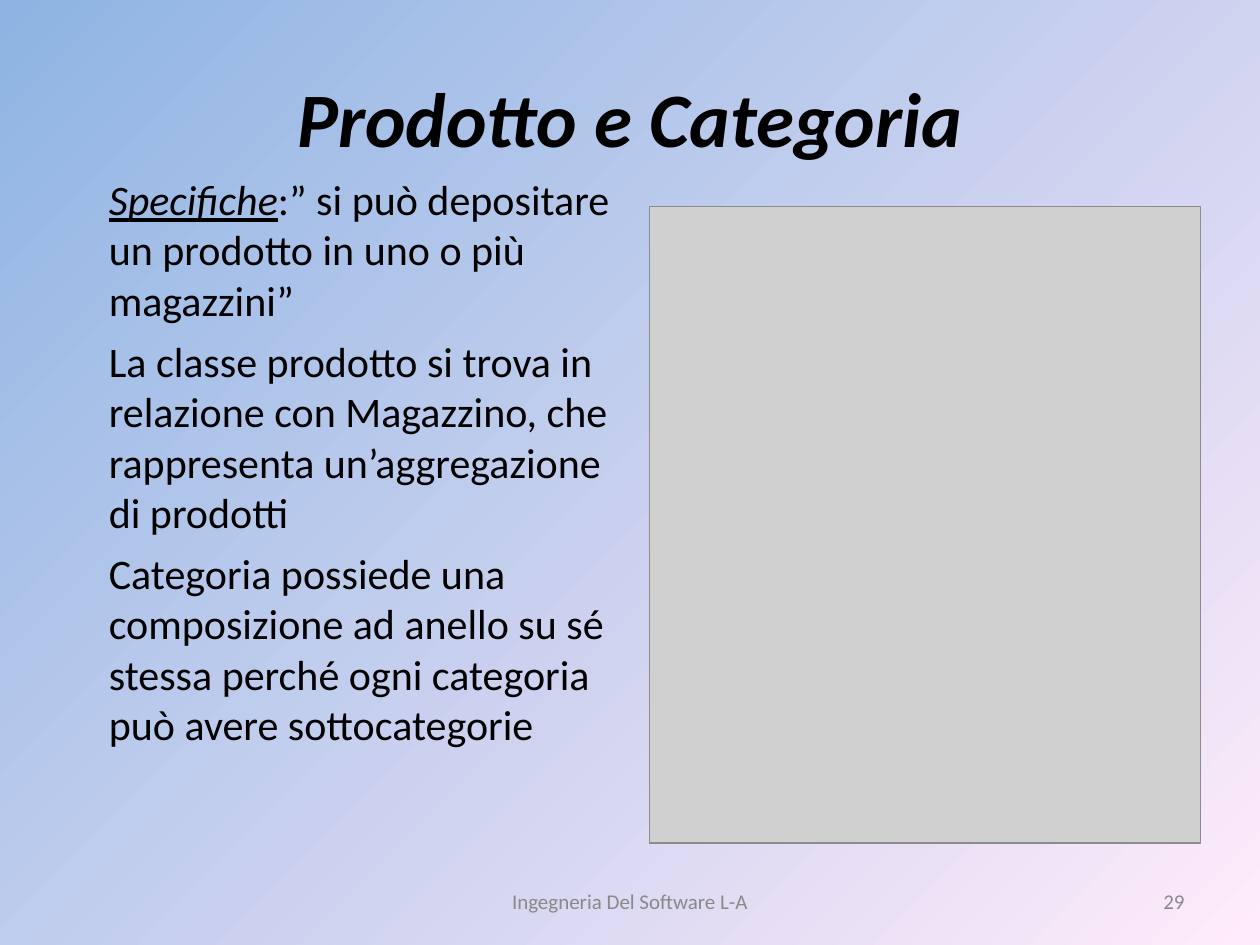
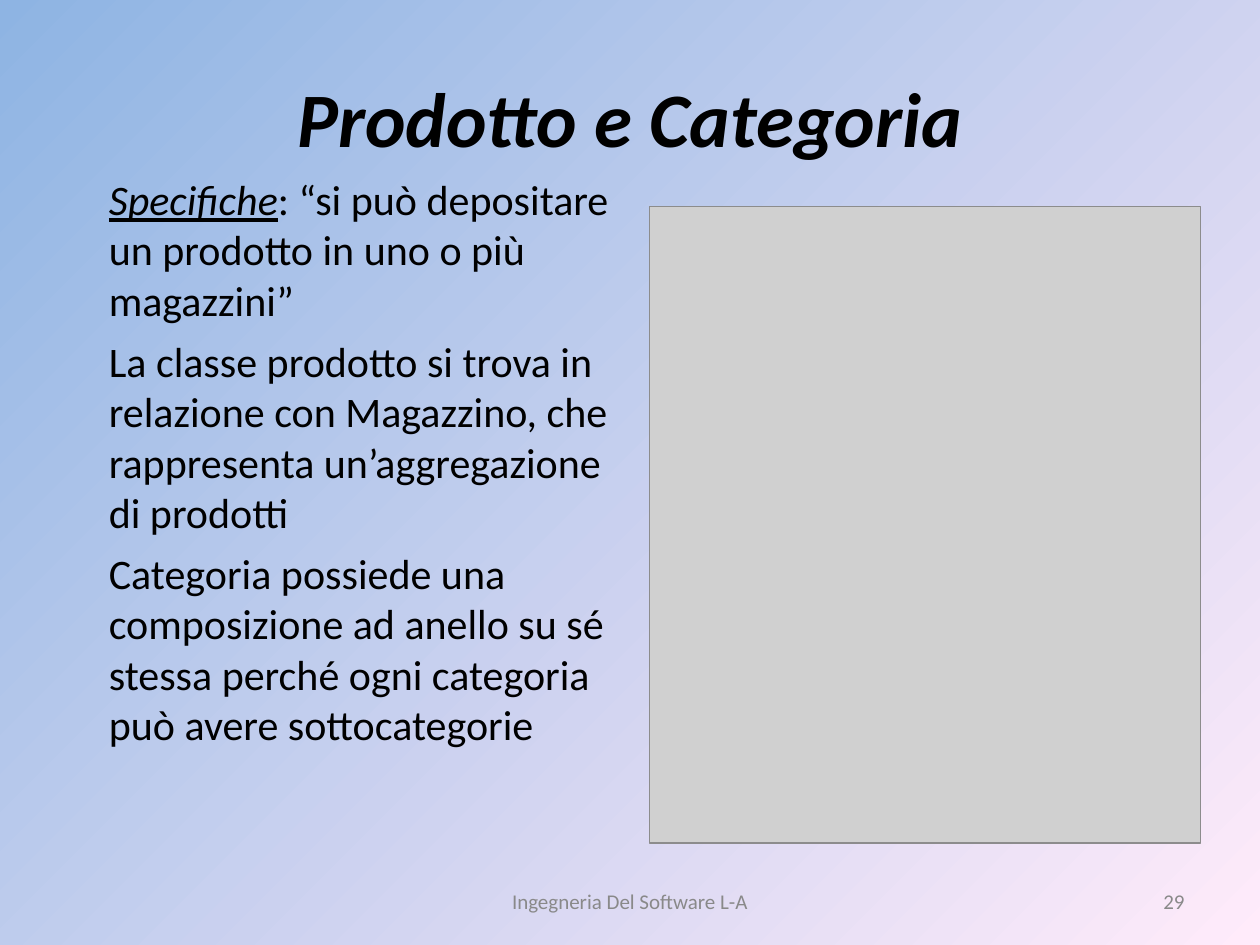
Before and after one commit to liannario/ingsoftbo, a slide deck: slide 29 of ViaggiateSicuri.ppt. Drawn at 1260x945 pixels with LibreOffice and Linux fonts; fonts in the diff are those of the drawing; grey boxes stand for pictures. Boxes give left, top, right and bottom in pixels: in the first picture for what was removed or moved away, otherwise in the second. Text is boxed around its words. In the diff, an @@ line names an element or a change of style, - is before the commit and + after.

```diff
--- a/ViaggiateSicuri.ppt
+++ b/ViaggiateSicuri.ppt
@@ text at [109,185,609,324]: text changed @@
-Specifiche:” si può depositare un prodotto in uno o più magazzini”
+Specifiche: “si può depositare un prodotto in uno o più magazzini”
```
Also in this commit, not shown: 1 other slide changed, 1 slide removed.
